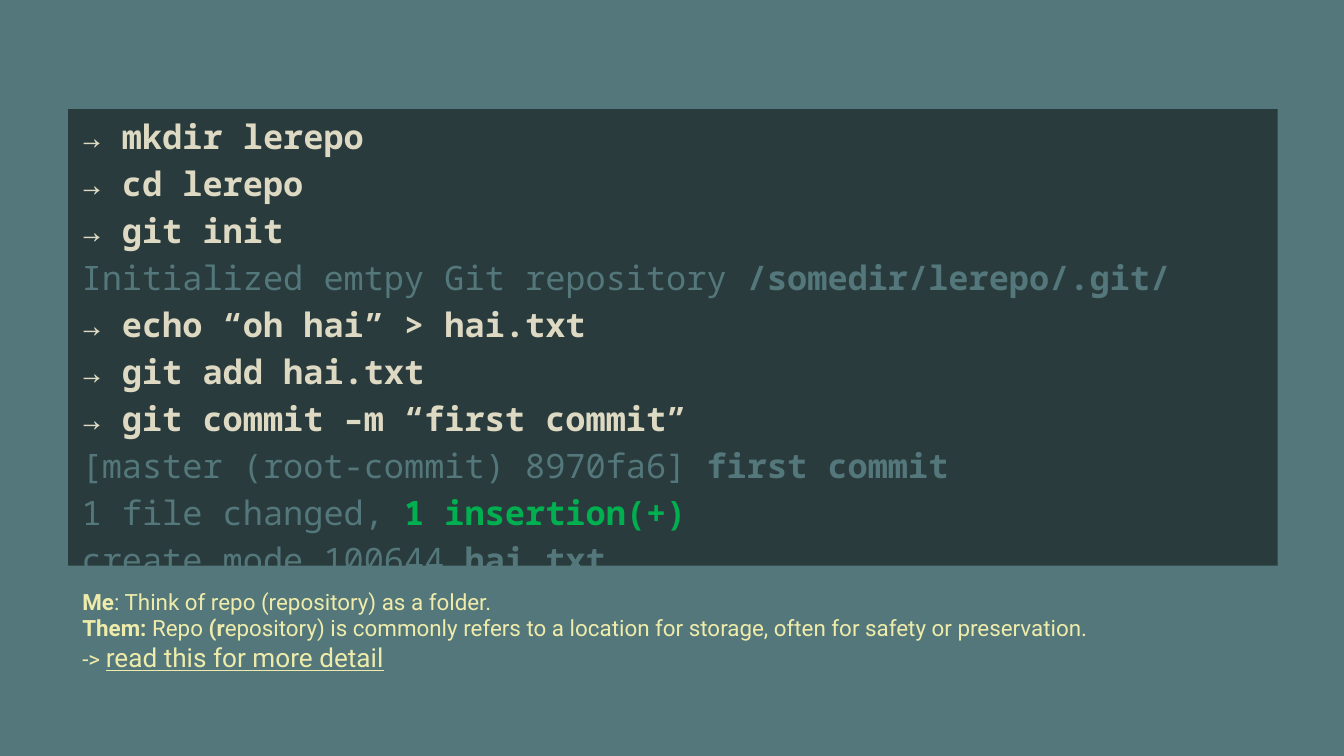
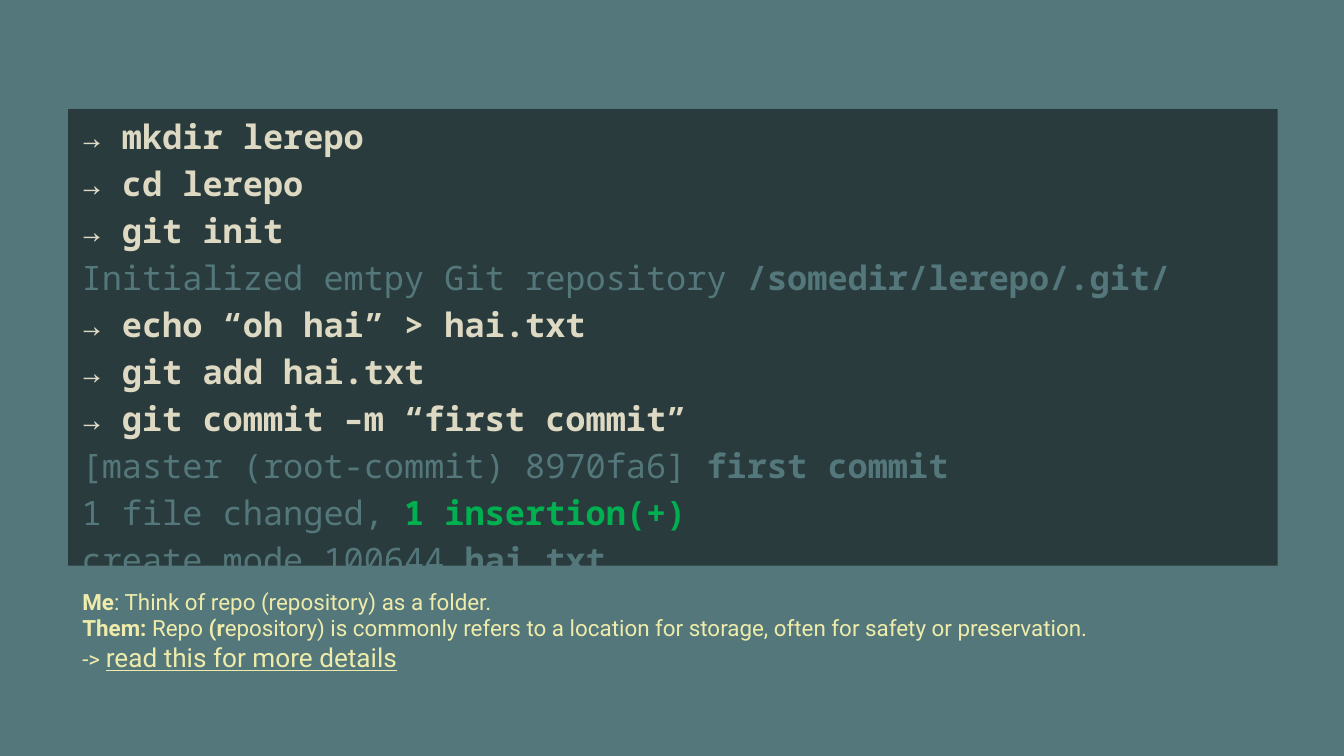
Before and after one commit to vinhnx/Git-for-beginners, a slide deck: slide 9 of git-beginner.pptx. Drawn at 1344x756 pixels with LibreOffice and Linux fonts; fonts in the diff are those of the drawing. Boxes give left, top, right and bottom in pixels: in the first picture for what was removed or moved away, otherwise in the second. Text is boxed around its words. In the diff, an @@ line names an element or a change of style, - is before the commit and + after.

```diff
--- a/git-beginner.pptx
+++ b/git-beginner.pptx
@@ text at box(106, 647, 397, 671): text changed @@
--> read this for more detail
+-> read this for more details
```
Also in this commit, not shown: 1 other slide changed, 2 slides added, 1 other file.
